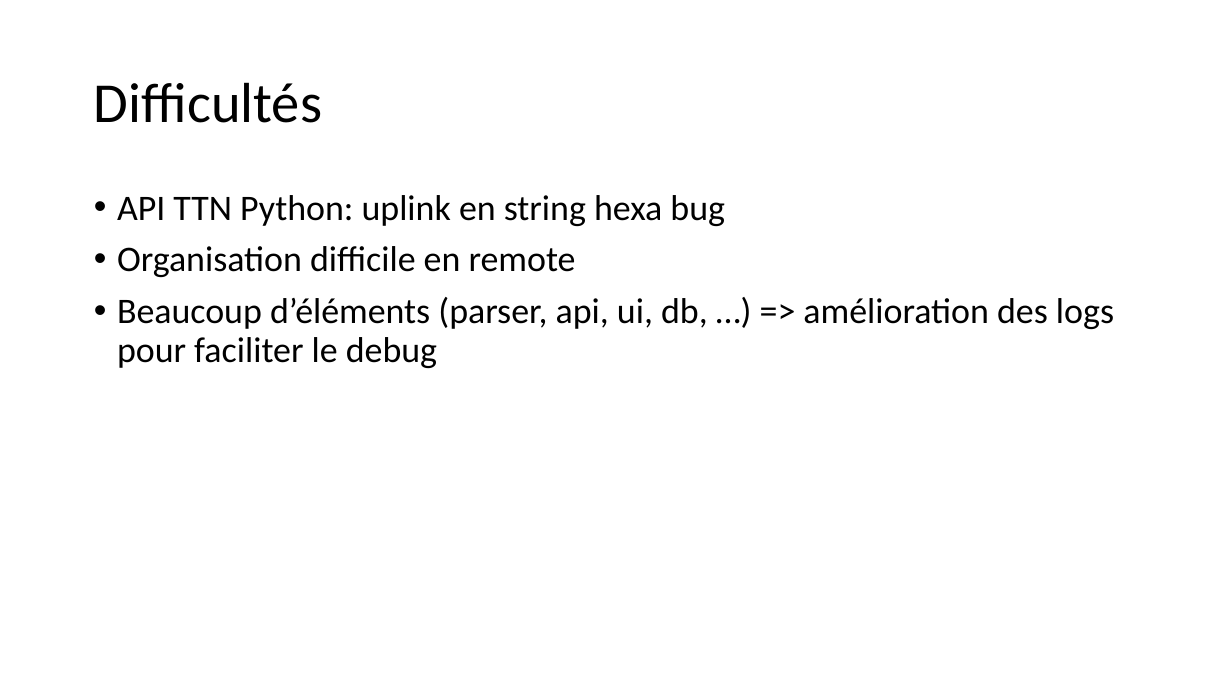
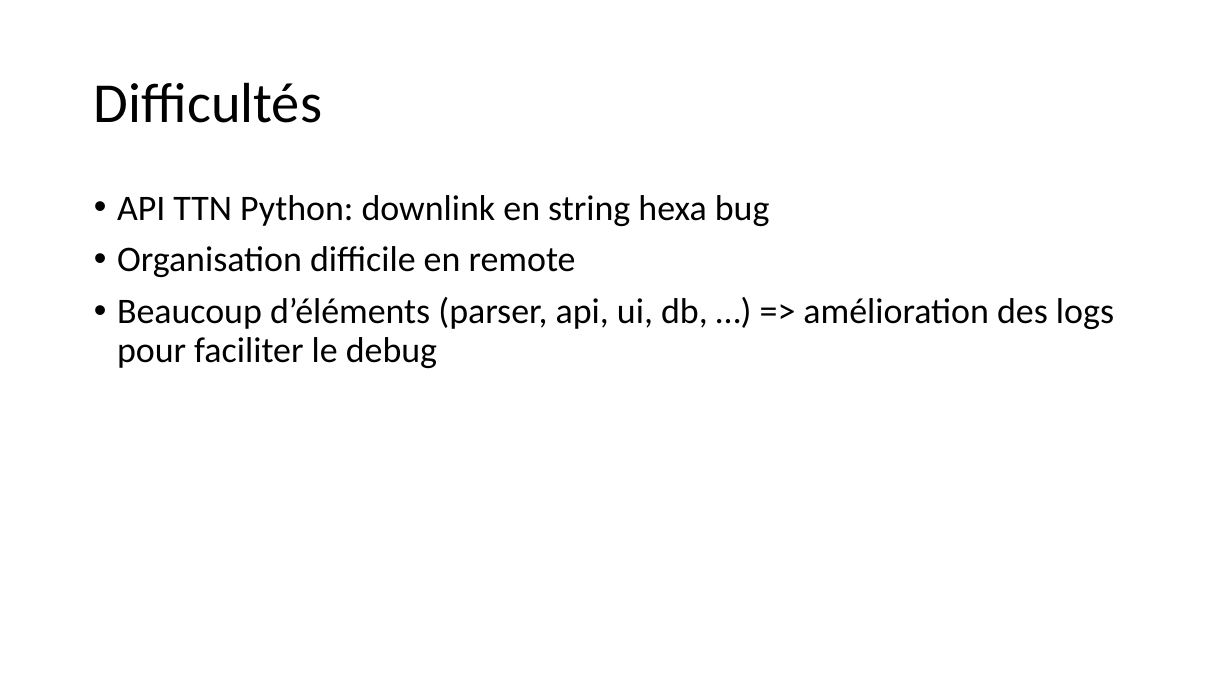
Before and after one commit to adrienbarth/Teaching-HEIGVD-IOT-2020-Project-Air-Quality, a slide deck: slide 4 of HEIGVD-VD IOT.pptx. Drawn at 1232x693 pixels with LibreOffice and Linux fonts; fonts in the diff are those of the drawing. Boxes give left, top, right and bottom in pixels: in the first picture for what was removed or moved away, otherwise in the second. Text is boxed around its words. In the diff, an @@ line names an element or a change of style, - is before the commit and + after.

```diff
--- a/HEIGVD-VD IOT.pptx
+++ b/HEIGVD-VD IOT.pptx
@@ text at box(117, 195, 770, 226): text changed @@
-• API TTN Python: uplink en string hexa bug
+• API TTN Python: downlink en string hexa bug
```
Also in this commit, not shown: 1 other slide changed, 1 other file.
